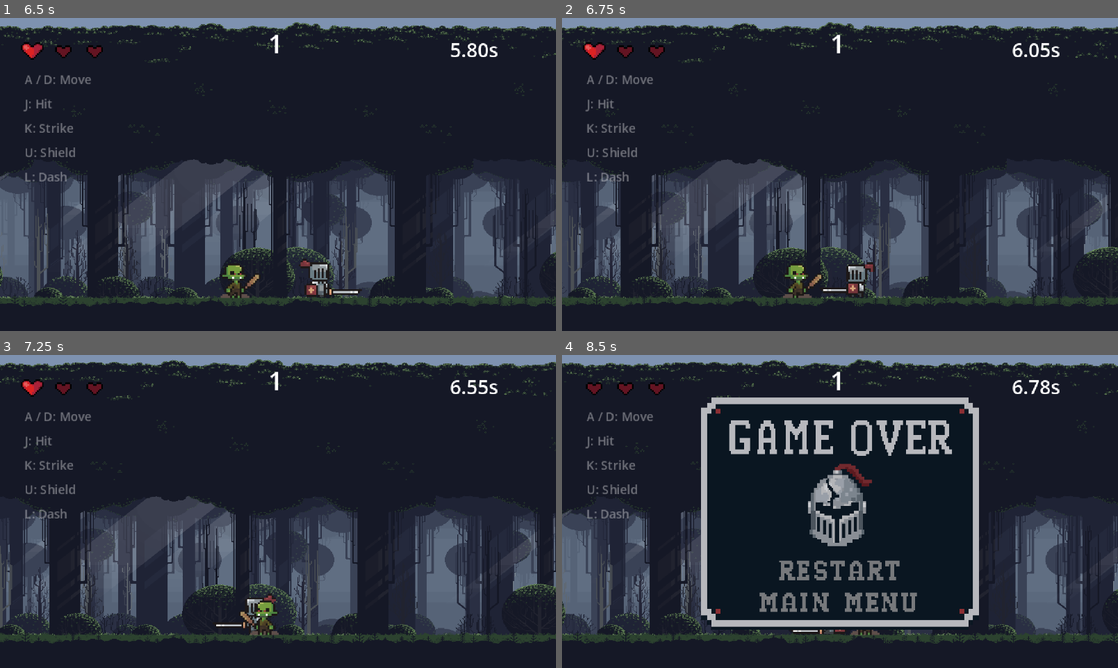
Above: before the commit, frames 1-4 (two rows, left to right).
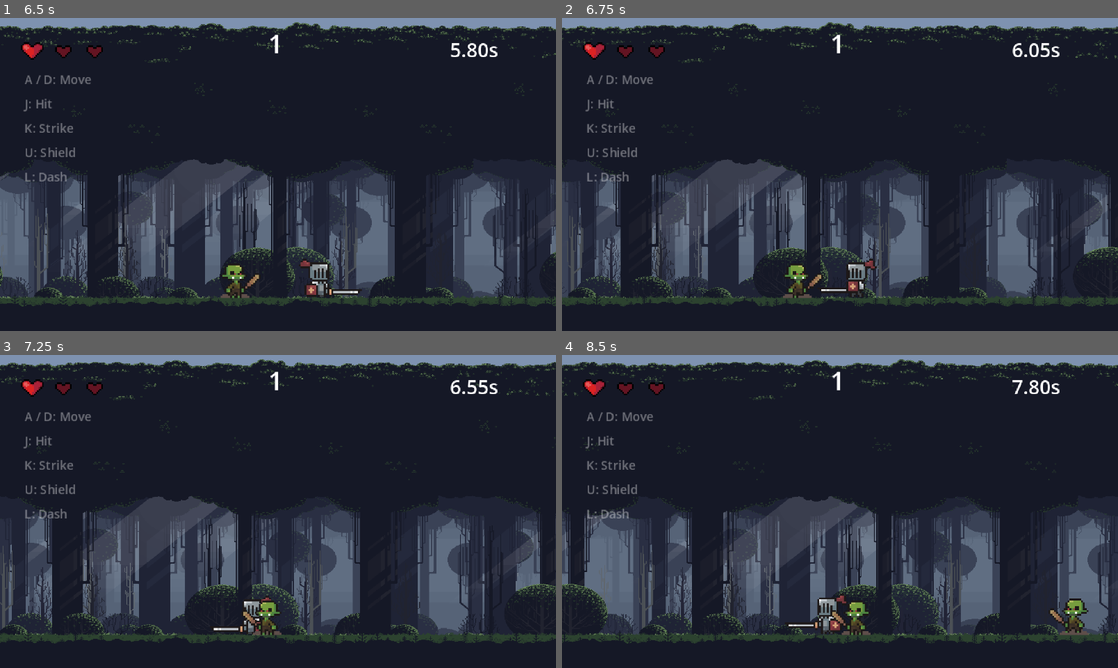
Above: after the commit, the same moments.

Repository: Weililuo/game-mvp
Game: Godot game, scene res://start_menu.tscn
Two runs of this game, one before a commit and one after it. Both use one fixed random seed, a clock stepped at 60 frames per second and the inputs below.
Inputs (mouse positions are in pixels of both pictures, inside the frame that each line leads up to):
- Up to frame 1 (6.5 s): click (272, 183) at 0.5 s; tap K every 0.75 s from 1.25 to 5 s; hold D (move_right) 1.28-2.78 s; tap J (attack_1) at 1.35, 4.35 s; tap Z (attack_2) at 2.1, 5.1 s; hold A (move_left) 2.78-3.53 s; tap L (dash) at 2.85, 5.85 s; hold D (move_right) 3.53-5.03 s; tap U (shield) at 3.6 s; hold A (move_left) 5.03-5.78 s; hold D (move_right) from 5.78 s (still down)
- Up to frame 2 (6.75 s): release D (move_right) at 6.53 s; hold A (move_left) from 6.53 s (still down); tap U (shield) at 6.6 s
- Up to frame 3 (7.25 s): keep holding A (move_left)
- Up to frame 4 (8.5 s): tap J (attack_1) at 7.35 s; release A (move_left) at 8 s; click (840, 596) at 8.02 s

Frame 1 is identical in both runs. In frame 2, 0.2% of the frame differs, in the area x 46-57%, y 76-89%; in frame 3, 10%; in frame 4, 36%, in the area x 0-100%, y 1-93%.

Commit message:
feat: update UI to include controls guide and improve player death handling

Diff:
--- a/knight.tscn
+++ b/knight.tscn
@@ -127,16 +127,16 @@
 
 [sub_resource type="Animation" id="Animation_1o34j"]
 resource_name = "shield"
-length = 0.406896
-step = 0.09
-tracks/0/type = "value"
-tracks/0/imported = false
-tracks/0/enabled = true
-tracks/0/path = NodePath("Sprite2D:frame")
-tracks/0/interp = 1
-tracks/0/loop_wrap = true
-tracks/0/keys = {
-"times": PackedFloat32Array(0, 0.11131102, 0.22619249, 0.34693304),
+length = 0.3686395
+step = 0.09
+tracks/0/type = "value"
+tracks/0/imported = false
+tracks/0/enabled = true
+tracks/0/path = NodePath("Sprite2D:frame")
+tracks/0/interp = 1
+tracks/0/loop_wrap = true
+tracks/0/keys = {
+"times": PackedFloat32Array(0, 0.099336654, 0.20851605, 0.3169971),
 "transitions": PackedFloat32Array(1, 1, 1, 1),
 "update": 1,
 "values": [29, 30, 30, 31]
--- a/ui.gd
+++ b/ui.gd
@@ -3,6 +3,7 @@
 @onready var time_label: Label = $Timer
 @onready var score_label: Label = $Score
 @onready var heart_container: HBoxContainer = $HealthBox
+@onready var controls_guide: Label = get_node_or_null("ControlsGuide")
 
 var full_heart = preload("res://ui/heart_ui_full.png")
 var empty_heart = preload("res://ui/heart_ui_empty.png")
@@ -18,7 +19,7 @@
 	var player = get_tree().get_first_node_in_group("player")
 	if player:
 		player.health_changed.connect(update_hearts)
-		player.died.connect(func(): is_game_over = true)
+		player.died.connect(_on_player_died)
 
 	for i in range(3): # Set hearts for health
 		var rect = TextureRect.new()
@@ -33,6 +34,11 @@
 		survival_time += delta
 		time_label.text = "%.2fs" % survival_time
 
+func _on_player_died() -> void:
+	is_game_over = true
+	if controls_guide:
+		controls_guide.hide()
+
 func add_kill() -> void:
 	if is_game_over:
 		return
Not shown, removed: sounds/grass_walk_enemy.wav.import
Not shown, removed: sounds/grass_walk_knight.wav.import
Not shown, removed: sounds/grass_walk_enemy.wav
Not shown, removed: sounds/grass_walk_knight.wav
